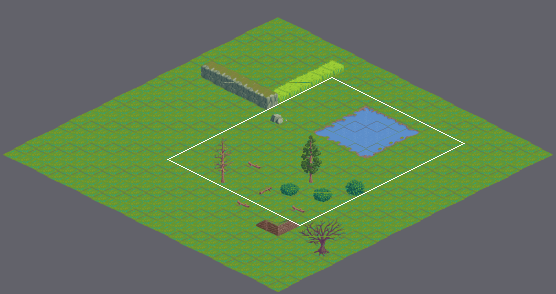
One commit to this Tiled map: data/level1.tmx. The picture above shows the old version from afar; the outline marks the close-up.
Close-up. Earlier state:
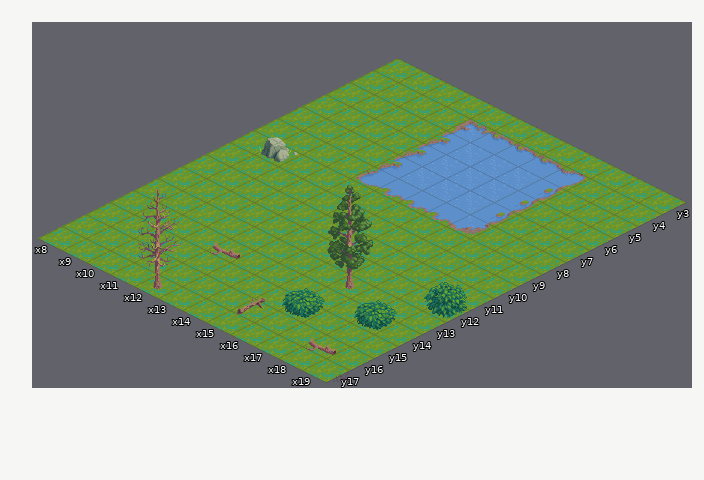
Cells are 64x32 px. Isometric: x runs down to the right, y down to the left. Shown: x 8..19, y 3..17.
After the commit:
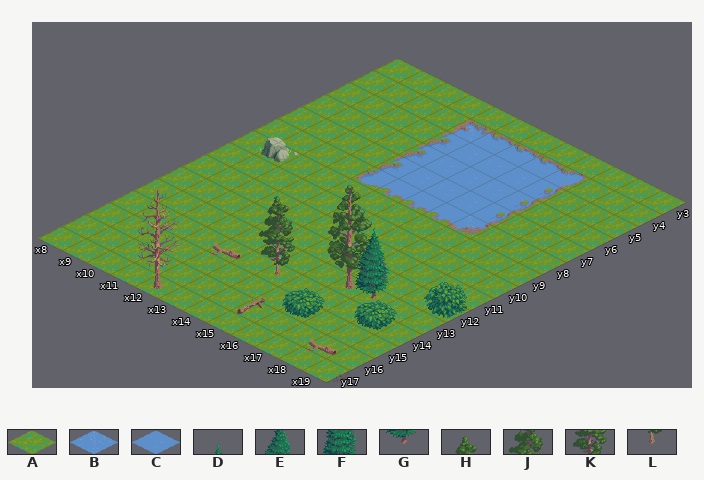
Key: from "iso-64x64-outside": A 10, B 174, C 175, D 242, E 252, F 262, G 272, H 282, J 292, K 302, L 312.
_ is an empty cell.
From old to new:
Layer "Capa de Patrones 1":
The author changed tile B to tile A in rows 5 to 7 at x 13 to 15.
Layer "Capa de patrones 2":
Tile C now appears in rows 5 to 7 at x 13 to 15.
Tile G now appears in row 13 at x 17.
Tile L now appears in row 14 at x 14.
Layer "Capa de patrones 3":
Tile F now appears in row 12 at x 16.
Tile K now appears in row 13 at x 13.
Layer "Capa de patrones 4":
Tile E now appears in row 11 at x 15.
Tile J now appears in row 12 at x 12.
Layer "Capa de patrones 5":
Tile D now appears in row 10 at x 14.
Tile H now appears in row 11 at x 11.
